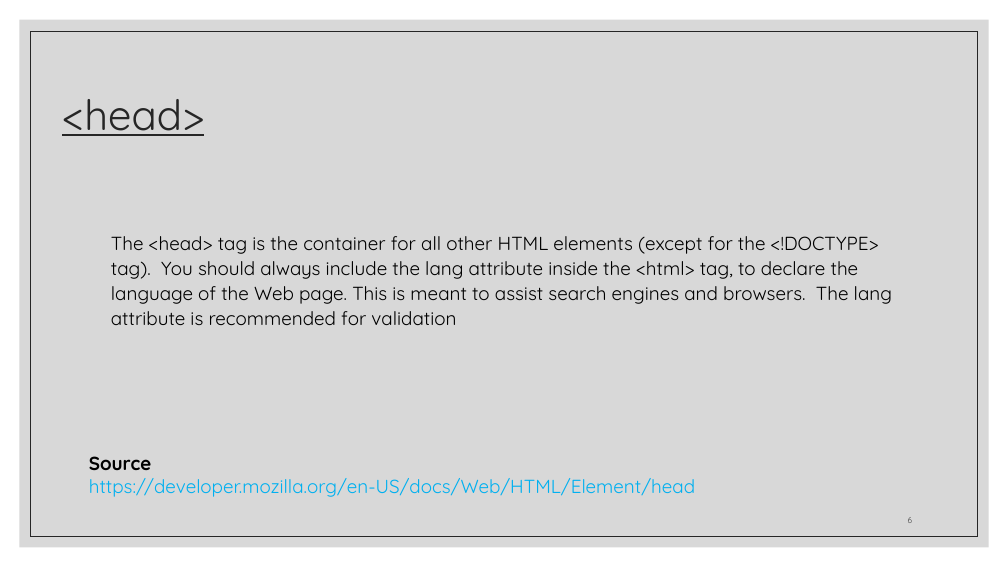
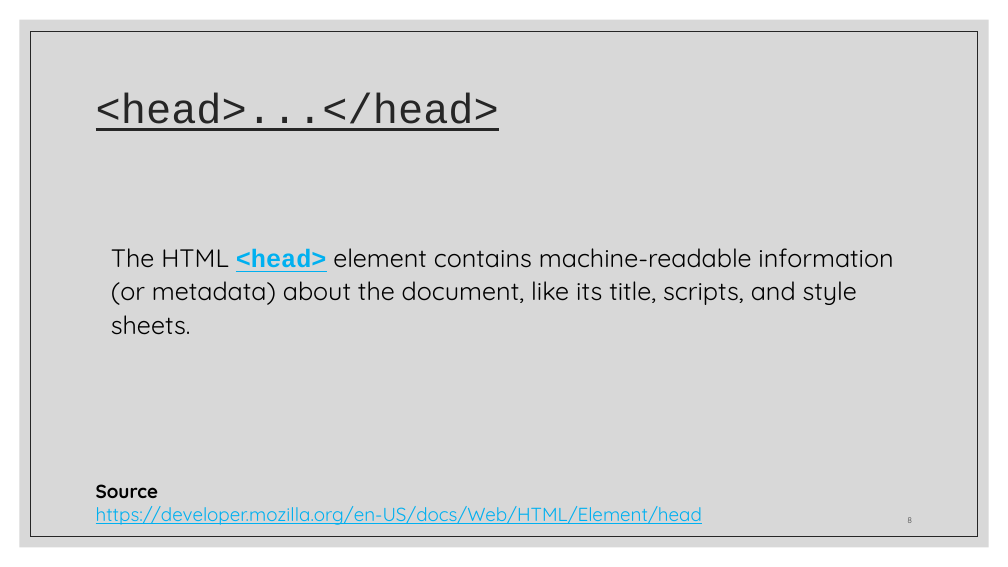
Before and after one commit to zackstotts/base-node-curriculum, a slide deck: slide 8 of unit_00/html_review/Review I - HTML.pptx (slide 6 before the commit). Drawn at 1008x567 pixels with LibreOffice and Linux fonts; fonts in the diff are those of the drawing. Boxes give left, top, right and bottom in pixels: in the first picture for what was removed or moved away, otherwise in the second. Text is boxed around its words. In the diff, an @@ line names an element or a change of style, - is before the commit and + after.

Commit message:
Updating HTML review.

```diff
--- a/unit_00/html_review/Review I - HTML.pptx
+++ b/unit_00/html_review/Review I - HTML.pptx
@@ title at (96, 92, 499, 131): text changed; font Quicksand to Courier New @@
-<head>
+<head>...</head>
@@ text "The HTML <head> element contains ..." at (111, 248, 893, 335): vertical alignment top to middle @@
@@ text at (111, 248, 893, 335): text changed; size 18 to 24 pt @@
-The <head> tag is the container for all other HTML elements (except for the <!DOCTYPE> tag). You should always include the lang attribute inside the <html> tag, to declare the language of the Web page. This is meant to assist search engines and browsers. The lang attribute is recommended for validation
+The HTML <head> element contains machine-readable information (or metadata) about the document, like its title, scripts, and style sheets.
@@ text "Source": place and size @@
-text "Source" at (89, 456, 695, 497)
+text "Source" at (96, 484, 702, 525)
@@ text at (96, 506, 702, 525): underline on @@
```
Also in this commit, not shown: 19 other slides changed, 7 slides added, 3 slides removed.
